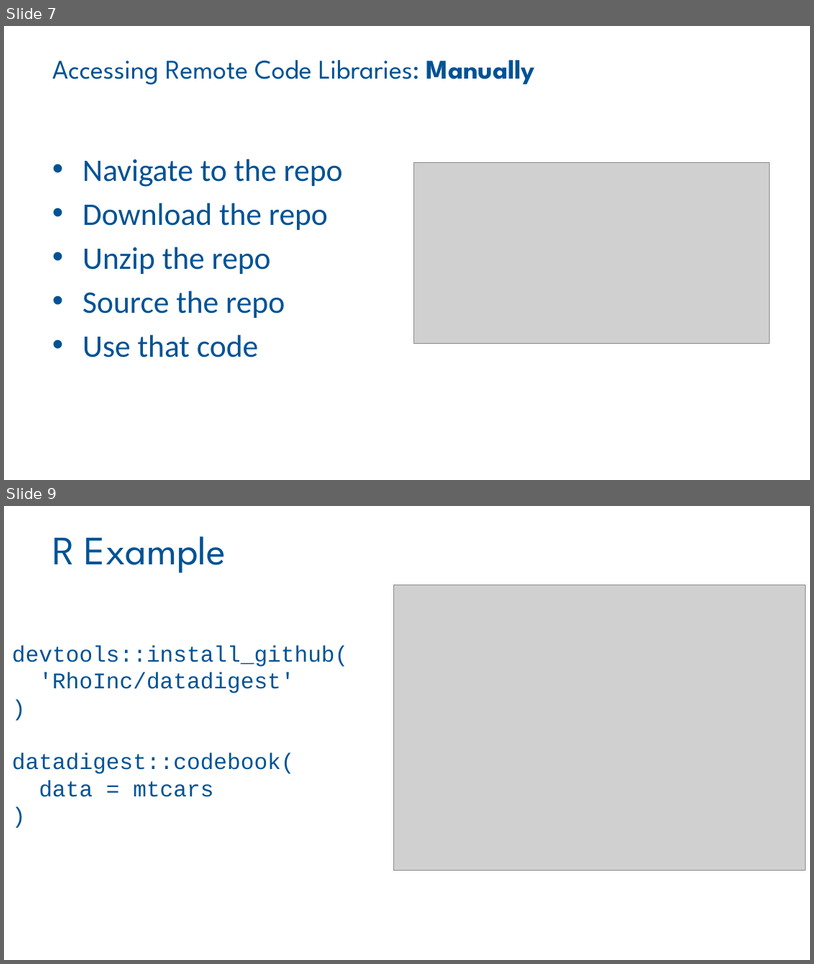
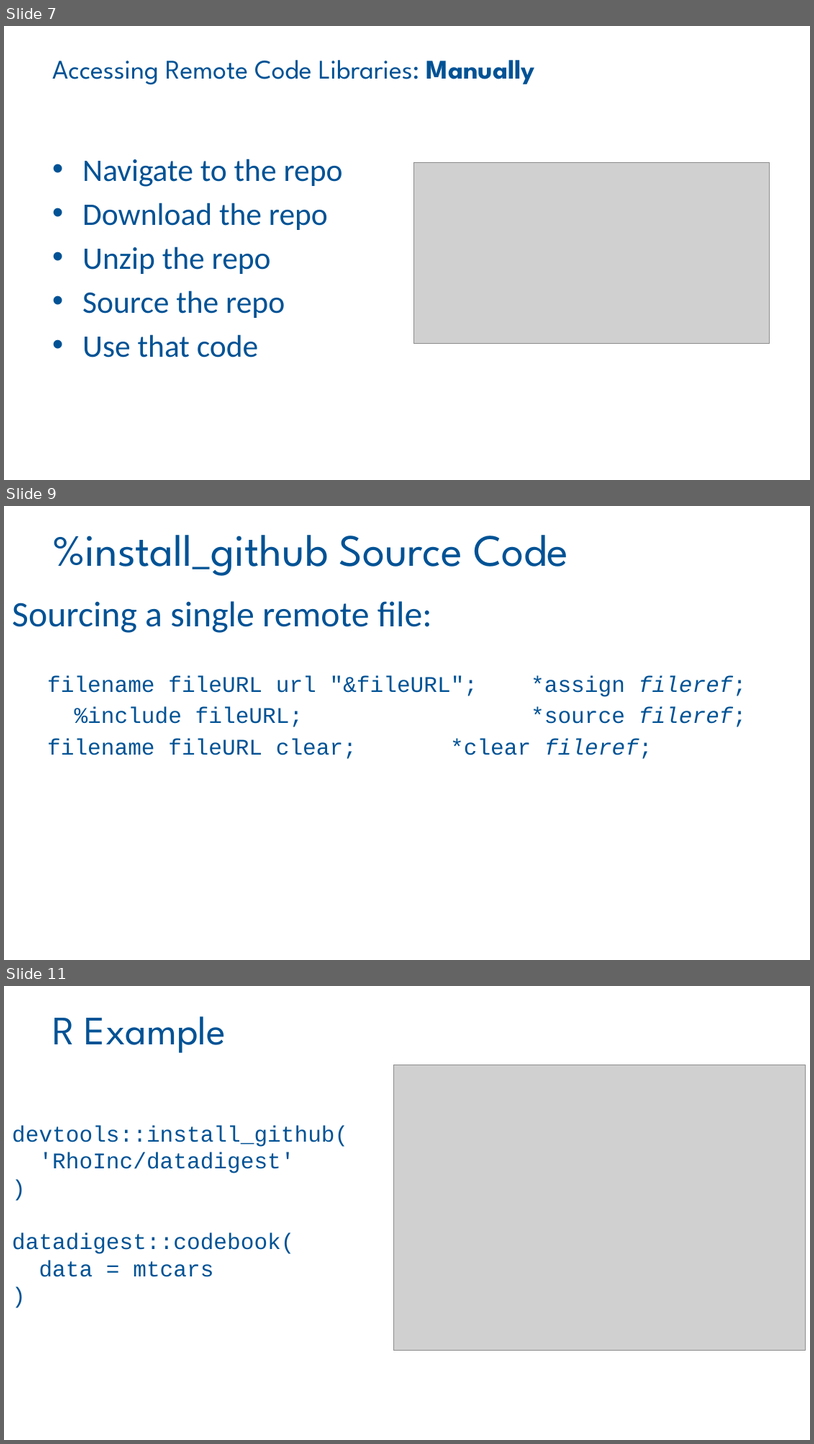
Before and after one commit to RhoInc/sas-install-github, a slide deck: docs/CT06.pptx. Shown one above the other, each under a label of ours: slides 7 and 9 before the commit, slides 7, 9 and 11 after it; the slides between them are not shown. The pictures are 814x964 and 814x1444 pixels, drawn with LibreOffice and Linux fonts; fonts in the diff are those of the drawing; grey boxes stand for pictures; background and template pictures are left out. Boxes give left, top, right and bottom in pixels: in the first picture for what was removed or moved away, otherwise in the second. Text is boxed around its words. In the diff, an @@ line names an element or a change of style, - is before the commit and + after.

```diff
--- a/docs/CT06.pptx
+++ b/docs/CT06.pptx
@@ slide 9 added at [4, 506, 810, 960], background #FFFFFF @@
@@ title added at [52, 535, 568, 576], 40 pt, text #005295 @@
+%install_github Source Code
@@ text added at [12, 601, 747, 759], 20 pt, text #005295 @@
+Sourcing a single remote file:
+  filename fileURL url "&fileURL"; *assign fileref;
+  %include fileURL; *source fileref;
+  filename fileURL clear; *clear fileref;
@@ what was slide 9 is now slide 11 @@
```
Also in this commit, not shown: 6 slides changed, 1 other slide added.
